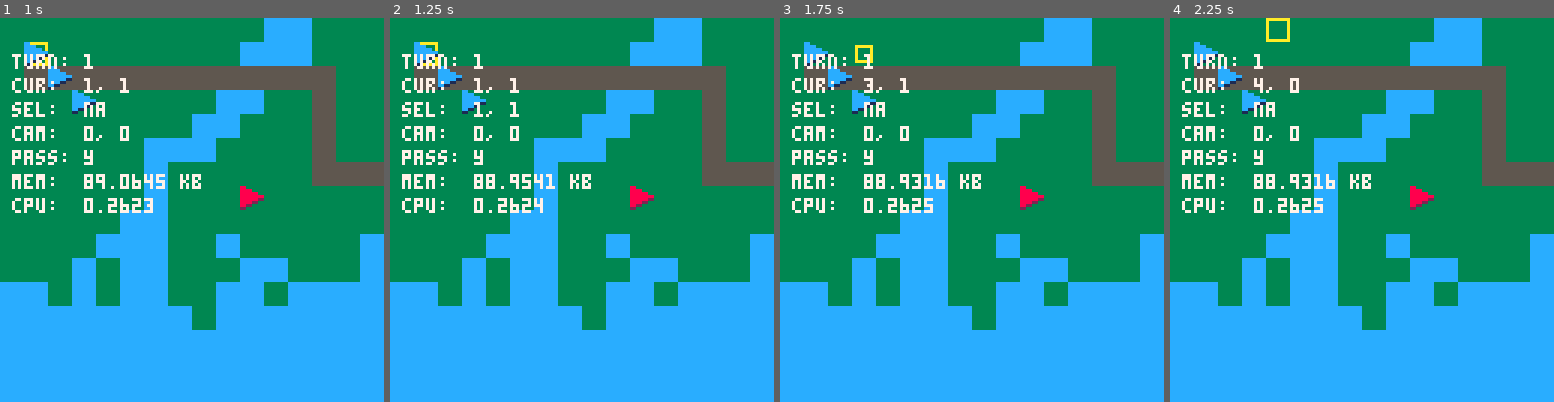
Above: before the commit, frames 1-4 (left to right).
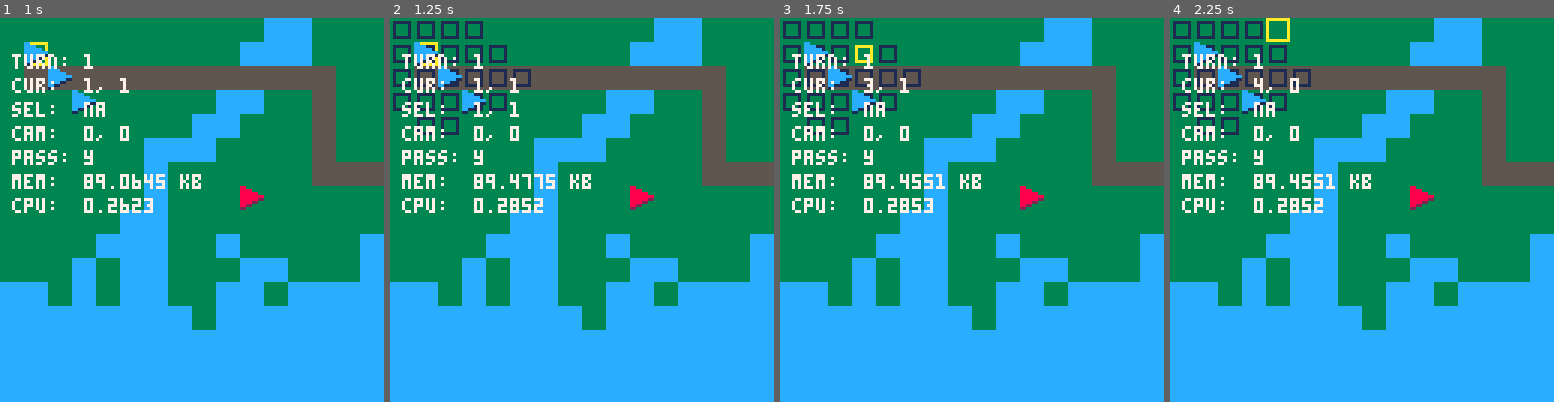
Above: after the commit, the same moments.

Repository: chrisallenlane/balance-of-power
Game: PICO-8 cartridge balance-of-power.p8
Same seed, same stepped clock (60 frames per second), same inputs: the game is played once before the commit and once after it.
Inputs:
- Up to frame 1 (1 s): tap X (X key) at 0.33 s; tap O (Z key) at 0.7 s
- Up to frame 2 (1.25 s): tap X (X key) at 1.07 s
- Up to frame 3 (1.75 s): hold Right from 1.6 s (still down); tap O (Z key) at 1.7 s
- Up to frame 4 (2.25 s): tap X (X key) at 1.85 s; release Right at 2.1 s; tap O (Z key) at 2.1 s; hold Up from 2.15 s (still down)

Frame 1 is identical in both runs. In frame 2, 2.5% of the frame differs, in the area x 0-43%, y 0-51%; in frame 3, 2.3%; in frame 4, 2.4%.

Commit message:
chore(Unit): change stat defaults
Change unit stat defaults from `0` to `3`.

Diff:
--- a/src/unit.lua
+++ b/src/unit.lua
@@ -3,13 +3,13 @@
     -- player-facing unit stats
     stat = {
         -- attack
-        atk = 0,
+        atk = 3,
 
         -- range
-        rng = 0,
+        rng = 3,
 
         -- speed
-        spd = 0,
+        spd = 3,
     },
 
     -- cell position
